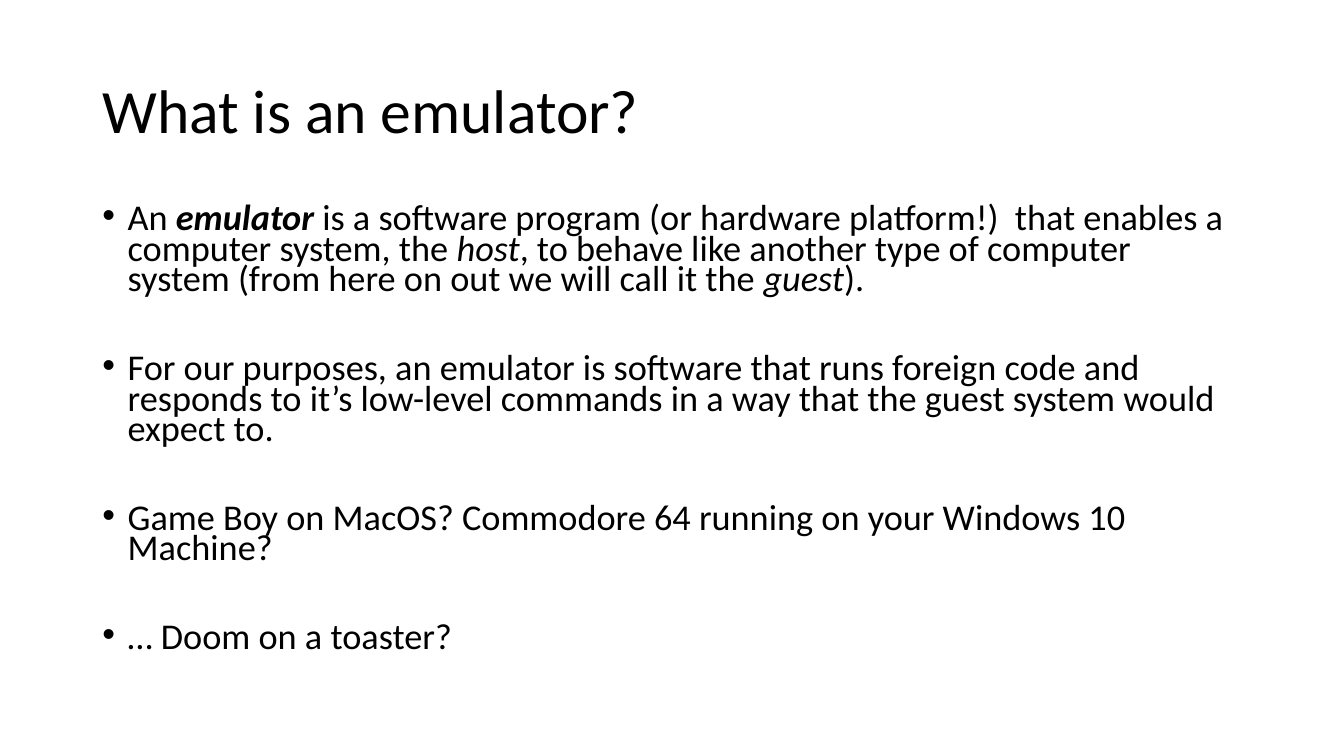
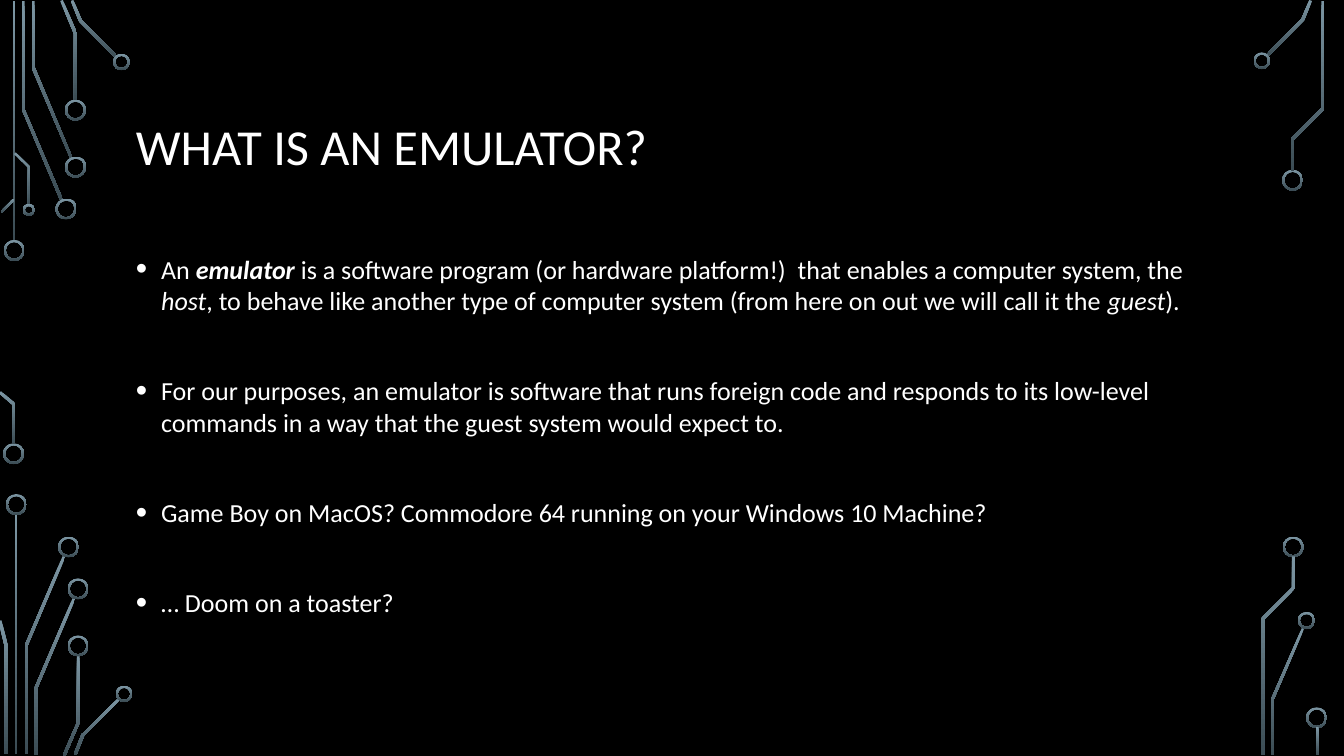
Before and after one commit to sfaria/CHIP-8-Emulator, a slide deck: slide 2 of Let’s Write an Emulator!.pptx. Drawn at 1344x756 pixels with LibreOffice and Linux fonts; fonts in the diff are those of the drawing; background and template pictures are left out. Boxes give left, top, right and bottom in pixels: in the first picture for what was removed or moved away, otherwise in the second. Text is boxed around its words. In the diff, an @@ line names an element or a change of style, - is before the commit and + after.

Commit message:
MOre slides

```diff
--- a/Let’s Write an Emulator!.pptx
+++ b/Let’s Write an Emulator!.pptx
@@ background #FFFFFF to picture (left out) @@
@@ title at box(136, 130, 647, 166): text changed; size 44 to 36 pt; text colour #000000 to #FFFFFF @@
-What is an emulator?
+WHAT IS AN EMULATOR?
@@ text "An emulator is a software ...": place and size @@
-text "An emulator is a software ..." at box(128, 203, 1223, 650)
+text "An emulator is a software ..." at box(161, 260, 1182, 613)
@@ text at box(161, 260, 1182, 613): size 25.9 to 18.6 pt, text colour #000000 to #FFFFFF in "An emulator is a software program (or ...", "Game Boy on MacOS? Commodore 64 running ...", "… Doom on a toaster?"; line spacing 0.7 to 1 @@
@@ text at box(161, 382, 1149, 437): text changed; size 25.9 to 18.6 pt; text colour #000000 to #FFFFFF @@
-• For our purposes, an emulator is software that runs foreign code and responds to it’s low-level commands in a way that the guest system would expect to.
+• For our purposes, an emulator is software that runs foreign code and responds to its low-level commands in a way that the guest system would expect to.
@@ group added at box(0, 0, 1328, 756): 33 freeform shapes, 3 rectangles @@
```
Also in this commit, not shown: 26 other slides changed, 1 slide added.
